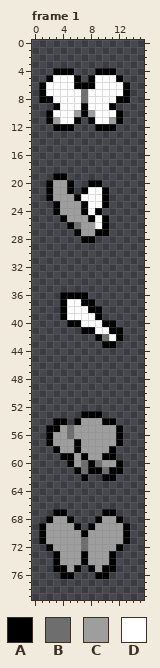
Two versions of one pixel-art file, assets/texture/butterfly_16px/butterfly.aseprite. Above is the file before it was changed.
16x80 pixels, 5 frames. Shown: frame 1. The commit also changed other frames, which this record leaves out.
Palette (. is transparent): A #000000  B #6e6e6e  C #9e9e9e  D #ffffff
Pixels before, frame 1, first column x 1:
 4 ..AAA...AAA..
 5 .ADDDA.ADDDA.
 6 ADDDDAAADDDDA
 7 ADDDDDBDDDDDA
 8 AADDDDBDDDDAA
 9 ..ADDDADDDA..
10 .ADDDCACDDDA.
11 .ACDDA.ADDCA.
12 ..AAA...AAA..
13 .............
14 .............
15 .............
16 .............
17 .............
18 .............
19 ..AA.........
20 .ACCA..AA....
21 .ACCA.ADDA...
22 .ACCCADDDA...
23 ..ACCCADDA...
24 ..ACCCADA....
25 ...ACCCADA...
26 ....ABCCDA...
27 .....ACCAA...
28 ......AA.....
29 .............
30 .............
31 .............
32 .............
33 .............
34 .............
35 .............
36 ...AAAA......
37 ...ADDAA.....
38 ...ADDDAA....
39 ...ADDDDA....
40 ....AADDDAA..
41 ......AADDAA.
42 ........ABDA.
43 .........AA..
44 .............
45 .............
46 .............
47 .............
48 .............
49 .............
50 .............
51 .............
52 .............
53 ......AAA....
54 ..AA.ACCCAA..
55 .AACBCCCCCCA.
56 .ACCBCCCCCCA.
57 .ACCCACCCCCA.
58 ..ACCACCCCA..
59 ...AACACCAA..
60 ....ACBABCCA.
61 .....ABAABAA.
62 ......A..AA..
63 .............
64 .............
65 .............
66 .............
67 ..AA.....AA..
68 .ACCA...ACCA.
69 ACCCCA.ACCCCA
70 ACCCCCACCCCCA
71 ACCCCCBCCCCCA
72 .ACCCCBCCCCA.
73 ..ACCCACCCA..
74 ..ACCCACCCA..
75 ..AACA.ACAA..
76 ...AA...AA...
The result:
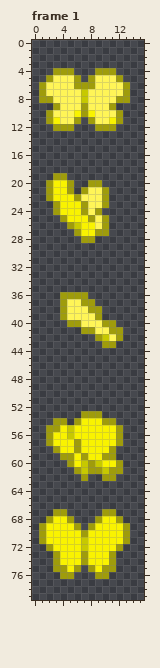
Change:
colour A: #000000 -> #9f9c0b
colour B: #6e6e6e -> #c7c900
colour C: #9e9e9e -> #f9f300
colour D: #ffffff -> #fff557
